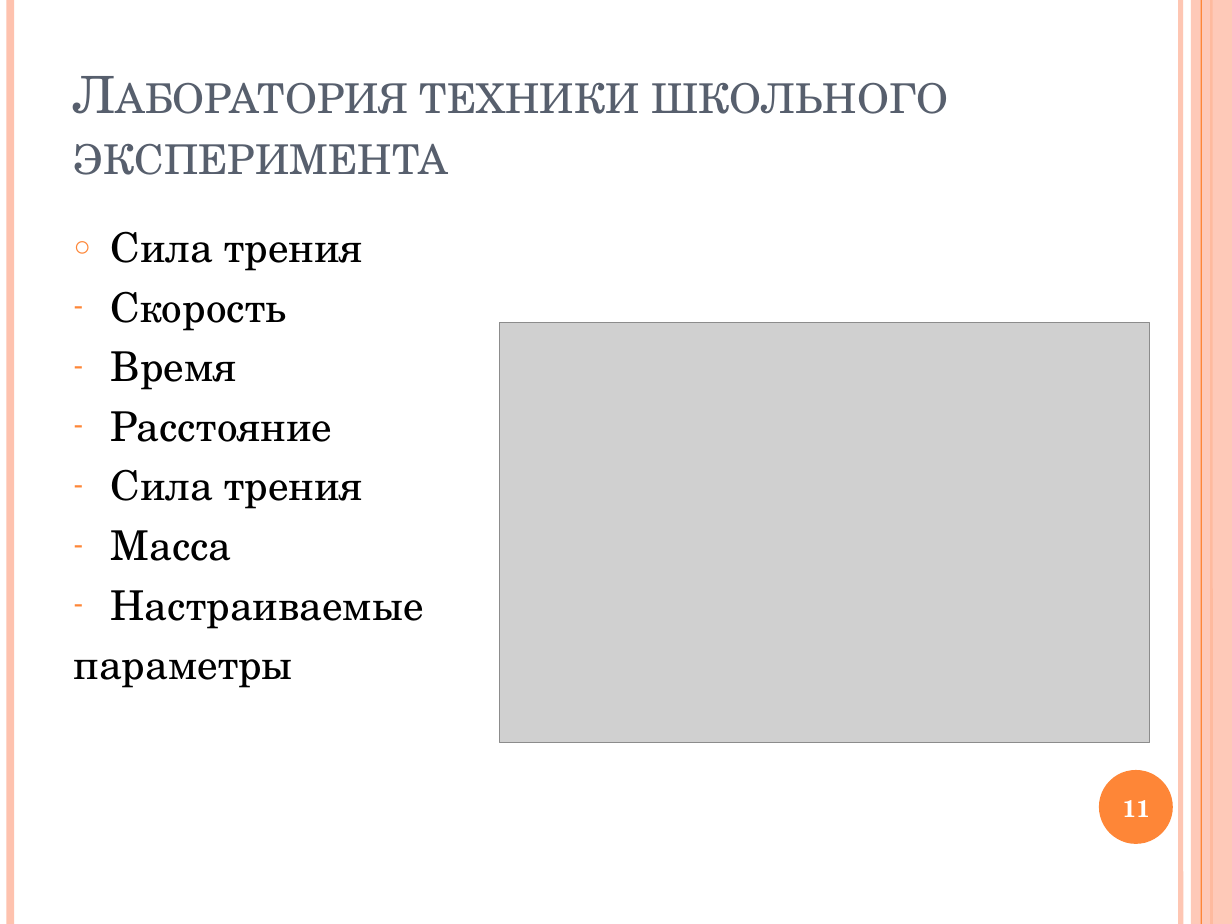
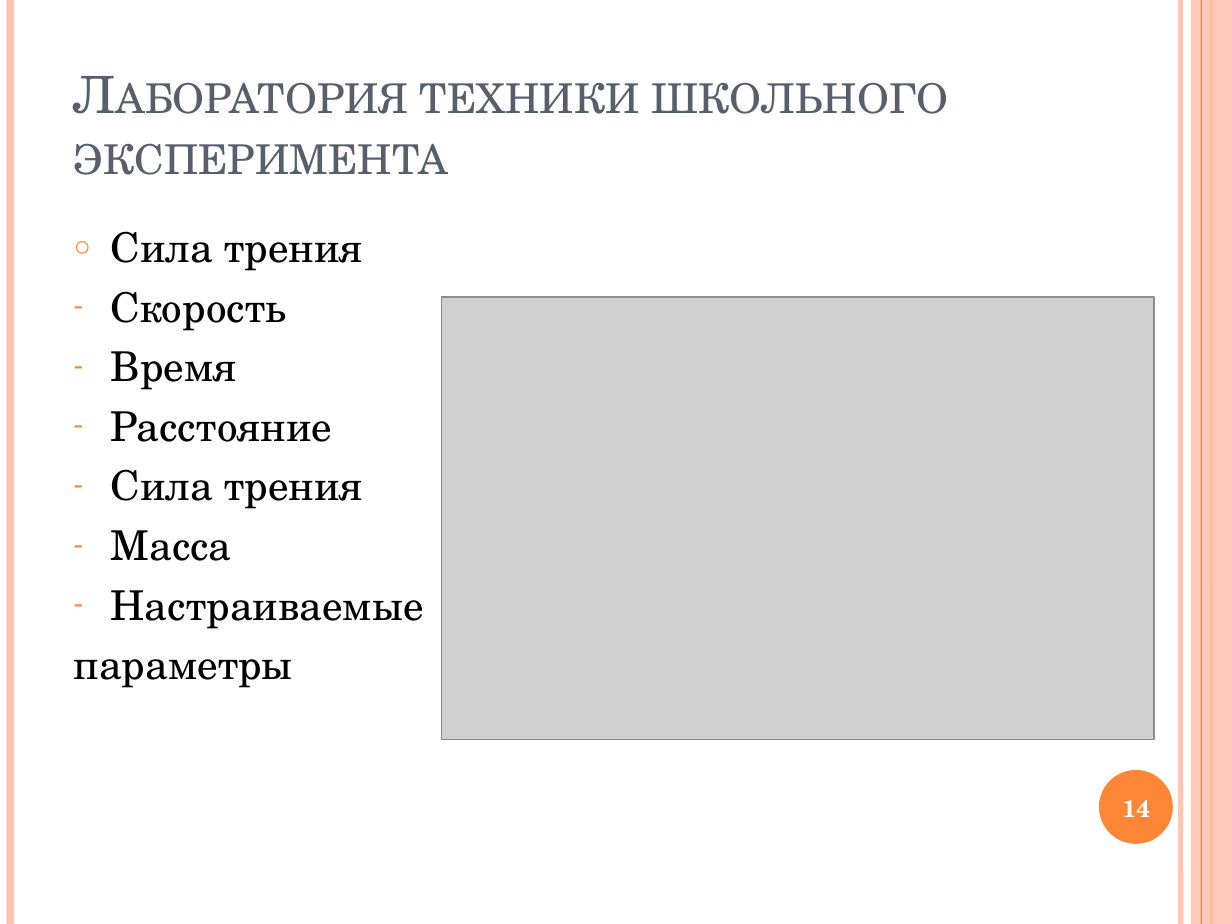
Before and after one commit to VSobolenko/VR-StudyRoom, a slide deck: slide 14 of Диплом - Приложение Unity VR/Презентация.pptx (slide 11 before the commit). Drawn at 1232x924 pixels with LibreOffice and Linux fonts; fonts in the diff are those of the drawing; grey boxes stand for pictures. Boxes give left, top, right and bottom in pixels: in the first picture for what was removed or moved away, otherwise in the second. Text is boxed around its words. In the diff, an @@ line names an element or a change of style, - is before the commit and + after.

```diff
--- a/Диплом - Приложение Unity VR/Презентация.pptx
+++ b/Диплом - Приложение Unity VR/Презентация.pptx
@@ picture: place and size @@
-picture at <box>500,323,1151,743</box>
+picture at <box>441,297,1153,739</box>
@@ page number at <box>1123,800,1151,817</box>: text changed @@
-11
+14
```
Also in this commit, not shown: 4 other slides changed, 7 other files.
